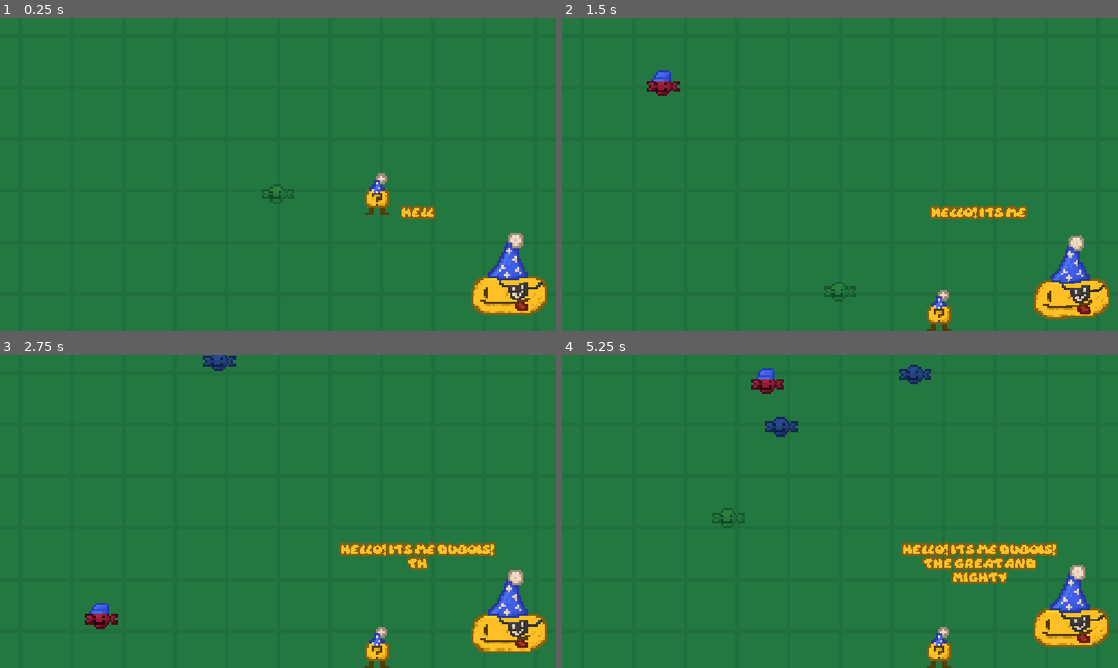
Above: before the commit, frames 1-4 (two rows, left to right).
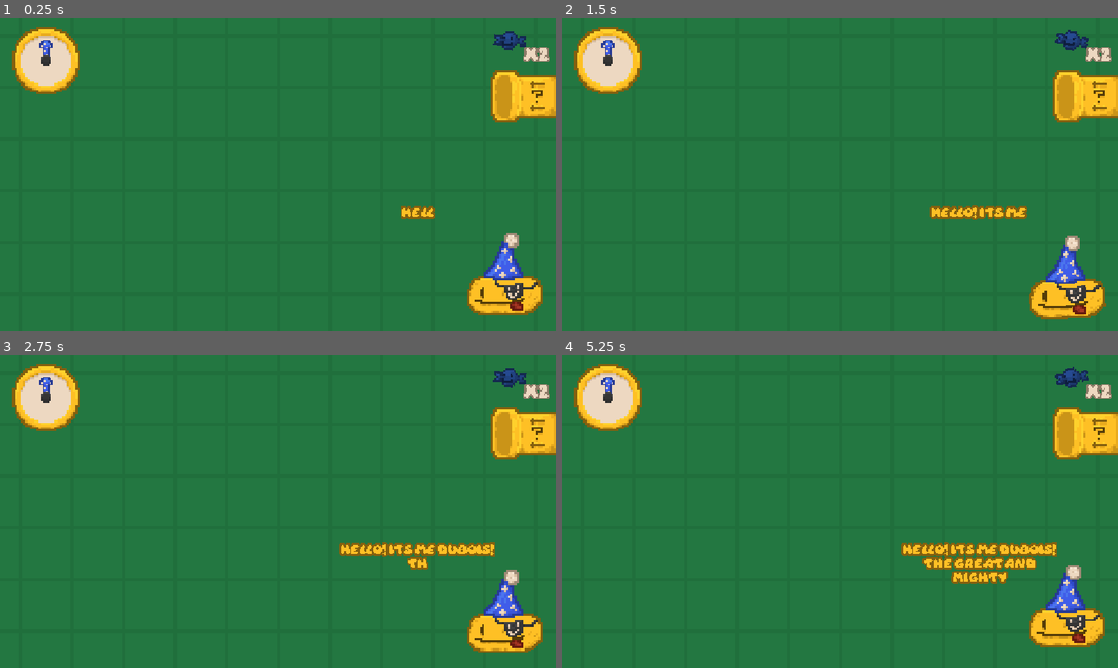
Above: after the commit, the same moments.

Repository: Regonold520/Yuferga
Game: Godot game, scene res://main.tscn
Same seed, same stepped clock (60 frames per second), same inputs: the game is played once before the commit and once after it.
Inputs (mouse positions are in pixels of both pictures, inside the frame that each line leads up to):
- Up to frame 1 (0.25 s): no input
- Up to frame 2 (1.5 s): tap Enter at 0.5 s; move the mouse to (940, 277) at 0.52 s; hold Right from 0.53 s (still down); click (940, 277) at 0.6 s; tap Up at 0.77 s; move the mouse to (728, 190) at 1.27 s; click (728, 190) at 1.35 s
- Up to frame 3 (2.75 s): tap Up at 1.52 s; move the mouse to (333, 442) at 2.02 s; release Right at 2.03 s; hold Left from 2.03 s (still down); tap Alt at 2.1 s; click (333, 442) at 2.3 s
- Up to frame 4 (5.25 s): move the mouse to (812, 574) at 2.77 s; release Left at 2.78 s; hold Right 2.78-4.28 s; tap Shift at 2.85 s; tap Up at 3.02, 3.77, 4.52 s; click (812, 574) at 3.05 s; move the mouse to (1006, 558) at 3.52 s; click (1006, 558) at 3.6 s; move the mouse to (673, 464) at 4.27 s; hold Left 4.28-5.03 s; click (673, 464) at 4.35 s; move the mouse to (867, 511) at 5.02 s; hold Right from 5.03 s (still down); tap Alt at 5.1 s

The runs differ from the first frame. In frame 1, 6.0% of the frame differs, in the area x 2-100%, y 2-95%; in frame 2, 6.4%; in frame 3, 6.5%; in frame 4, 6.9%, in the area x 2-100%, y 2-100%.

Commit message:
Fully finished the dialogue system, made items more modular and persistant, worked a bit more on the tutorial area and started work on attack hitboxes

Diff:
--- a/References.gd
+++ b/References.gd
@@ -4,6 +4,21 @@
 
 @onready var shweckleManager : ShweckleManager = get_tree().current_scene.find_child("ShweckleManager")
 @onready var dublingManager : DublingManager = get_tree().current_scene.find_child("DublingManager")
+
+@onready var shweckleDisplay : ShweckleDisplay = get_viewport().get_camera_2d().find_child("ShweckleDisplay")
+@onready var clockDisplay : ClockDisplay = get_viewport().get_camera_2d().find_child("ClockDisplay")
+@onready var dublingPipe : DublingPipe = get_viewport().get_camera_2d().find_child("DublingPipe")
+
+var shweckleCount : int = 2:
+	set(count):
+		shweckleCount = count
+		shweckleDisplay.txt.text = "X" + str(count)
+		shweckleDisplay.jiggle()
+
+var currentQuota = 0:
+	set(value):
+		currentQuota = value
+		clockDisplay.setQuotaText()
 
 func _ready() -> void:
 	shweckleData = parse_json_path("res://datastore/shweckleData.json")
--- /dev/null
+++ b/clock_display.gd
@@ -0,0 +1,27 @@
+extends Node2D
+class_name ClockDisplay
+
+var timePassed : float = 0.0
+var tickTime : float =  1.0
+
+@onready var txt : RichTextLabel = find_child("Text")
+
+func setQuotaText():
+	var newStr = str(Ref.dublingManager.dublings.size()) + "/" + str(Ref.currentQuota)
+
+	txt.text = newStr
+
+@onready var handTween = create_tween()
+func tickClock(seconds):
+	var ticks = seconds / tickTime
+	var hand : Sprite2D = find_child("Hand")
+
+	for i in ticks+1:
+		handTween = create_tween().set_ease(Tween.EASE_OUT).set_trans(Tween.TRANS_ELASTIC)
+		var newRot = (360/ticks)*i
+
+		handTween.tween_property(hand, "rotation_degrees", newRot, 0.3)
+
+		await get_tree().create_timer(tickTime).timeout
+	hand.rotation_degrees = 0
+	tickClock(20)
--- a/datastore/shweckleData.json
+++ b/datastore/shweckleData.json
@@ -4,11 +4,11 @@
 		"fallSpeed": 1
 	},
 	"green": {
-		"value": 5,
+		"value": 1,
 		"fallSpeed": 3
 	},
 	"hat": {
-		"value": 10,
+		"value": 1,
 		"fallSpeed": 6
 	}
 }
--- a/dubling.gd
+++ b/dubling.gd
@@ -1,22 +1,60 @@
 extends CharacterBody2D
 class_name Dubling
 
-const speed = 300.0
+const speed = 200.0
 const JUMP_VELOCITY = -400.0
 
 var targetX = null
 
-enum moveTypes {Idle, FreeMove}
+enum moveTypes {Idle, FreeMove, Rest}
 var currentMove = moveTypes.Idle
 
+var energy : float = 0.0
+var maxEnergy : float = 100.0
+
 @onready var tickTimer : Timer = find_child("TickTimer")
+@onready var rechargeTimer : Timer = find_child("RechargeTimer")
+
+@onready var sprite : Sprite2D = find_child("Sprite")
+
+var isHovering = false
+var start = true
+
+var beforeRest : moveTypes
+
+signal recharged
 
 func _ready() -> void:
+	energy = maxEnergy
 	tickTimer.timeout.connect(tick)
+	rechargeTimer.timeout.connect(recharge)
 
 	var newX = randf_range(-100, 100)
 
 	targetX = newX
+
+func recharge():
+	if currentMove == moveTypes.Rest:
+		recharged.emit()
+		rechargeTimer.stop()
+		changeState(beforeRest)
+		energy = maxEnergy
+
+func beLazy(manualRecover = true):
+	beforeRest = currentMove
+	currentMove = moveTypes.Rest
+	sprite.texture = load("res://sprites/dubling_green.png")
+
+	if manualRecover:
+		rechargeTimer.wait_time = randf_range(7.5, 12.5)
+		rechargeTimer.start()
+
+func changeState(newState : moveTypes):
+	currentMove = newState
+	if newState == moveTypes.Idle:
+		sprite.texture = load("res://sprites/dubling.png")
+	elif newState == moveTypes.FreeMove:
+		sprite.texture = load("res://sprites/dubling_red.png")
 
 func tick():
 	if !targetX:
@@ -24,23 +62,69 @@
 		targetX = newX
 
 func _physics_process(delta: float) -> void:
+	isHovering = Ref.dublingManager.currentHover == self
+
+	sprite.offset.y = -sprite.texture.get_height()/2
+
+	if start and is_on_floor():
+		start = false
+
+	if currentMove == moveTypes.FreeMove:
+		energy -= delta*5
+
+	if isHovering:
+		if Input.is_action_just_released("Click"):
+			if currentMove != moveTypes.Rest and Ref.dublingManager.canChangeMovement:
+				if currentMove == moveTypes.Idle:
+					changeState(moveTypes.FreeMove)
+				elif currentMove == moveTypes.FreeMove:
+					changeState(moveTypes.Idle)
+			else:
+				if Ref.shweckleCount > 2:
+					Ref.shweckleCount -= 3
+					recharge()
+		sprite.scale = Vector2(1.2,1.2)
+	else:
+		sprite.scale = Vector2(1,1)
+
+	if energy <= 0 and currentMove != moveTypes.Rest:
+		beLazy()
+
+
 	if not is_on_floor():
 		velocity += get_gravity() * delta
 
+	var closest = null
+	for i in Ref.shweckleManager.shewckles:
+		if closest == null:
+			closest = i
+		else:
+			if global_position.distance_to(i.global_position) < global_position.distance_to(closest.global_position):
+				closest = i
+	if !start:
+		if !isHovering:
+			if closest and currentMove != moveTypes.Rest:
+				if global_position.distance_to(closest.global_position) < 80 and is_on_floor():
+					velocity.y = JUMP_VELOCITY
 
-	if targetX and currentMove == moveTypes.FreeMove:
-		var pos = Vector2(targetX, 156.0)
-		velocity.x = (global_position.direction_to(pos) * (min(speed * delta,global_position.distance_to(pos)) / delta)).x
-		if global_position.distance_to(pos) < 2:
-			targetX = null
-			velocity.x = 0
+			if targetX and currentMove == moveTypes.FreeMove:
+				var pos = Vector2(targetX, 156.0)
+				velocity.x = (global_position.direction_to(pos) * (min(speed * delta,global_position.distance_to(pos)) / delta)).x
+				if global_position.distance_to(pos) < 5:
+					targetX = null
 
-
+					velocity.x = 0
+			else:
+				velocity.x = 0
 
 	move_and_slide()
 
-func _on_input_event(viewport: Node, event: InputEvent, shape_idx: int) -> void:
-	if event is InputEventMouseButton:
-		if event.is_released():
-			currentMove = wrap(currentMove + 1, 0, moveTypes.size())
-			print(currentMove)
+func _on_mouse_entered() -> void:
+	var happened = Ref.dublingManager.hover(self)
+	if happened:
+		z_index = 1
+
+func _on_mouse_exited() -> void:
+	var happened = Ref.dublingManager.unhover(self)
+	if happened:
+		z_index = 0
--- /dev/null
+++ b/dubling.tscn
@@ -0,0 +1,31 @@
+[gd_scene format=3 uid="uid://bnli8c86rfio4"]
+
+[ext_resource type="Script" uid="uid://5roun8w1ckry" path="res://dubling.gd" id="1_g7oj5"]
+[ext_resource type="Texture2D" uid="uid://bnch36frt4mb0" path="res://sprites/dubling.png" id="2_tkbcm"]
+
+[sub_resource type="RectangleShape2D" id="RectangleShape2D_lfl3o"]
+size = Vector2(11, 19)
+
+[node name="Dubling" type="CharacterBody2D" unique_id=1144231856]
+scale = Vector2(2.5, 2.5)
+collision_mask = 2
+input_pickable = true
+script = ExtResource("1_g7oj5")
+
+[node name="Collider" type="CollisionShape2D" parent="." unique_id=1862166761]
+position = Vector2(0, -9.5)
+shape = SubResource("RectangleShape2D_lfl3o")
+
+[node name="Sprite" type="Sprite2D" parent="." unique_id=1346510928]
+texture = ExtResource("2_tkbcm")
+
+[node name="TickTimer" type="Timer" parent="." unique_id=191429307]
+autostart = true
+
+[node name="RechargeTimer" type="Timer" parent="." unique_id=603174895]
+wait_time = 10.0
+one_shot = true
+
+[connection signal="input_event" from="." to="." method="_on_input_event"]
+[connection signal="mouse_entered" from="." to="." method="_on_mouse_entered"]
+[connection signal="mouse_exited" from="." to="." method="_on_mouse_exited"]
--- a/dubling_manager.gd
+++ b/dubling_manager.gd
@@ -2,3 +2,49 @@
 class_name DublingManager
 
 var dublings : Array = []
+
+var currentHover : Dubling = null
+
+var canChangeMovement = true
+
+func _ready() -> void:
+	for i in 0:
+		await get_tree().create_timer(0.01).timeout
+		createDubling()
+
+func hover(newDub):
+	if currentHover == null:
+		currentHover = newDub
+		return true
+	return false
+
+func unhover(newDub):
+	if newDub == currentHover:
+		currentHover = null
+		return true
+	return false
+
+func createDubling():
+	var newDubling : Dubling = load("res://dubling.tscn").instantiate()
+
+
+	var spawnPos = Ref.dublingPipe.spawnPoint.global_position
+
+	add_child(newDubling)
+
+	dublings.append(newDubling)
+
+	Ref.clockDisplay.setQuotaText()
+
+	newDubling.currentMove = newDubling.moveTypes.Idle
+
+	newDubling.position = spawnPos
+
+	newDubling.velocity = Vector2(randf_range(-700, -300), 0)
+
+	newDubling.scale = Vector2.ONE
+
+	var scaleTween = create_tween().set_ease(Tween.EASE_OUT).set_trans(Tween.TRANS_CIRC)
+	scaleTween.tween_property(newDubling, "scale", Vector2(2.5,2.5), 1.0)
+
+	return newDubling
--- /dev/null
+++ b/dubling_pipe.gd
@@ -0,0 +1,36 @@
+extends Area2D
+class_name DublingPipe
+
+@onready var spawnPoint : Marker2D = find_child("SpawnPoint")
+
+var isHovering = false
+
+var nextCost = 0:
+	set(value):
+		nextCost = value
+		find_child("Text").text = "X" + str(value)
+
+func _ready() -> void:
+	nextCost = 3
+
+func _process(delta: float) -> void:
+	if isHovering and Input.is_action_just_released("Click"):
+		if Ref.shweckleCount - nextCost >= 0:
+			Ref.shweckleCount -= nextCost
+			nextCost += 1
+			Ref.dublingManager.createDubling()
+
+@onready var pipeTween = create_tween()
+func _on_mouse_entered() -> void:
+	isHovering = true
+
+	pipeTween.kill()
+	pipeTween = create_tween().set_ease(Tween.EASE_OUT).set_trans(Tween.TRANS_ELASTIC)
+	pipeTween.tween_property(find_child("Popup"), "rotation_degrees", 0, 0.3)
+
+func _on_mouse_exited() -> void:
+	isHovering = false
+
+	pipeTween.kill()
+	pipeTween = create_tween().set_ease(Tween.EASE_OUT).set_trans(Tween.TRANS_ELASTIC)
+	pipeTween.tween_property(find_child("Popup"), "rotation_degrees", -90, 0.3)
--- a/dubois.gd
+++ b/dubois.gd
@@ -4,7 +4,60 @@
 @onready var sprite : Sprite2D = find_child("Sprite")
 
 func _ready() -> void:
-	speakWords("Hello! Its me Dubois! The great and mighty")
+	Ref.dublingManager.canChangeMovement = false
+
+	await speakWords("Hello! Its me Dubois! The great and mighty")
+	await speakWords("I have brought you here for ONE specific purpose mortal")
+
+	await speakWords("To procure me an ARMY of dublings!")
+	await speakWords("And you have to do my bidding because i CONTROL this realm, ya hear")
+
+	await speakWords("You may be wondering, whats a dubling? Well")
+
+	var tutDub : Dubling = Ref.dublingManager.createDubling()
+
+	await speakWords("THIS is a spectacular dubling")
+
+	await speakWords("They come from that really cool pipe I made! but theyre not free")
+	await speakWords("Ya gotta spend your shweckles to make one.")
+	await speakWords("Whats a shweckle?")
+
+	Ref.shweckleManager.createShweckle("blue", Vector2(tutDub.global_position.x,  -195.0))
+
+	await speakWords("Damn you really ARE new here, they tend to rain from the sky every now and then")
+
+	await speakWords("Dublings LOVE shweckles and will happily collect them for you.")
+	await speakWords("Now, about the dublings, they tend to get quite lazy just give em 3 shweckles")
+
+	tutDub.beLazy(false)
+	await tutDub.recharged
+
+	await speakWords("As well as being currency, shweckles are quite tasty!")
+	await speakWords("Dublings are simple creatures and have 2 different controllable states.")
+
+	tutDub.changeState(tutDub.moveTypes.FreeMove)
+	await speakWords("Red hat for freely moving, they lose energy in this state")
+
+	tutDub.changeState(tutDub.moveTypes.Idle)
+	await speakWords("Blue hat for no movement")
+
+	Ref.dublingManager.canChangeMovement = true
+
+	await speakWords("And you can click on em to cycle between these")
+
+	await speakWords("Anyways down to business.")
+	await speakWords("You're not off the hook")
+	await speakWords("See that clock up there?")
+	await speakWords("Upon striking the top i shall return")
+	await speakWords("I will demand a certain number of dublings to be sacraficed")
+	await speakWords("I hope you'll do the right thing.")
+
+	Ref.shweckleManager.raining = true
+	for i : Dubling in Ref.dublingManager.dublings:
+		i.recharge()
+
+	await demandQuota(1)
+	#leave()
 
 var deltaTimer = 0.0
 func _process(delta: float) -> void:
@@ -40,3 +93,9 @@
 	await get_tree().create_timer(1).timeout
 
 	txt.visible_characters = 0
+
+func demandQuota(count):
+	Ref.currentQuota += 1
+	await speakWords("I demand you procure me " + str(Ref.currentQuota) + " Dublings")
+
+	Ref.clockDisplay.tickClock(60)
--- a/main.tscn
+++ b/main.tscn
@@ -1,26 +1,153 @@
 [gd_scene format=3 uid="uid://c3fio4qxsj3r7"]
 
+[ext_resource type="Script" uid="uid://bj5gfmxep03iv" path="res://shweckle_display.gd" id="1_4c57u"]
 [ext_resource type="Texture2D" uid="uid://caregdi31d5m3" path="res://cross.png" id="1_7mycd"]
 [ext_resource type="Script" uid="uid://crqvrjamjor5s" path="res://dubois.gd" id="1_h2yge"]
 [ext_resource type="Texture2D" uid="uid://b10voshpnrwkm" path="res://sprites/dubois.png" id="1_ig7tw"]
 [ext_resource type="FontFile" uid="uid://dbte4566h4ald" path="res://Daydream DEMO.otf" id="2_0xm2m"]
+[ext_resource type="Texture2D" uid="uid://b1panvyo7836j" path="res://sprites/clock.png" id="4_efxa6"]
 [ext_resource type="Texture2D" uid="uid://c3aqai0kfh4l2" path="res://sprites/shweckles/blue_shweckle.png" id="4_lquwl"]
+[ext_resource type="Script" uid="uid://k5v5dioattgp" path="res://clock_display.gd" id="4_w48qg"]
 [ext_resource type="Script" uid="uid://d4hs644f3hwsq" path="res://shweckle_manager.gd" id="5_7mycd"]
+[ext_resource type="Texture2D" uid="uid://bql83gnu2g7g7" path="res://sprites/clock_topper.png" id="5_ycdy4"]
+[ext_resource type="Texture2D" uid="uid://b2kwr0pw345el" path="res://sprites/clock_hand.png" id="6_w48qg"]
 [ext_resource type="Script" uid="uid://bsy48d3d3th24" path="res://dubling_manager.gd" id="7_272bh"]
-[ext_resource type="Texture2D" uid="uid://bnch36frt4mb0" path="res://sprites/dubling.png" id="8_5vw27"]
-[ext_resource type="Script" uid="uid://5roun8w1ckry" path="res://dubling.gd" id="8_kek77"]
+[ext_resource type="Script" uid="uid://d4f1c3o7fkbdk" path="res://dubling_pipe.gd" id="8_vivmo"]
+[ext_resource type="Texture2D" uid="uid://dgf3bsrvve5kp" path="res://sprites/pipe_front.png" id="9_2cqfq"]
+[ext_resource type="Texture2D" uid="uid://yr3fs7njvvh3" path="res://sprites/pipe_back.png" id="10_yaehf"]
+[ext_resource type="Texture2D" uid="uid://cv2e3ki5kug40" path="res://sprites/pipe_popup.png" id="11_2cqfq"]
+
+[sub_resource type="RectangleShape2D" id="RectangleShape2D_fmqpt"]
+size = Vector2(32.800034, 22.400002)
 
 [sub_resource type="RectangleShape2D" id="RectangleShape2D_sclpf"]
 size = Vector2(640, 32)
 
-[sub_resource type="RectangleShape2D" id="RectangleShape2D_lfl3o"]
-size = Vector2(11, 19)
-
 [node name="Main" type="Node2D" unique_id=2100775180]
+metadata/_edit_horizontal_guides_ = [-196.0]
 
 [node name="Camera2D" type="Camera2D" parent="." unique_id=459705573]
 z_index = 28
 zoom = Vector2(1.8, 1.8)
+
+[node name="ShweckleDisplay" type="Node2D" parent="Camera2D" unique_id=1369439118]
+position = Vector2(267.00003, -154)
+scale = Vector2(2.5, 2.5)
+script = ExtResource("1_4c57u")
+
+[node name="Shweckle" type="Sprite2D" parent="Camera2D/ShweckleDisplay" unique_id=223480909]
+texture = ExtResource("4_lquwl")
+
+[node name="Text" type="RichTextLabel" parent="Camera2D/ShweckleDisplay" unique_id=421129065]
+z_index = 85
+clip_contents = false
+offset_left = -15.200001
+offset_top = 1.5999938
+offset_right = 132.0
+offset_bottom = 49.599987
+scale = Vector2(0.22758235, 0.22758235)
+size_flags_horizontal = 4
+theme_override_colors/default_color = Color(0.92941177, 0.84705883, 0.75686276, 1)
+theme_override_colors/font_outline_color = Color(0.55437607, 0.47919947, 0.40385404, 1)
+theme_override_constants/outline_size = 12
+theme_override_fonts/normal_font = ExtResource("2_0xm2m")
+theme_override_font_sizes/normal_font_size = 24
+text = "X2"
+scroll_active = false
+autowrap_mode = 0
+horizontal_alignment = 2
+
+[node name="ClockDisplay" type="Node2D" parent="Camera2D" unique_id=1839610101]
+position = Vector2(-266.99997, -130.99998)
+scale = Vector2(2.5, 2.5)
+script = ExtResource("4_w48qg")
+
+[node name="Base" type="Sprite2D" parent="Camera2D/ClockDisplay" unique_id=59392849]
+texture = ExtResource("4_efxa6")
+
+[node name="Topper" type="Sprite2D" parent="Camera2D/ClockDisplay" unique_id=1896513084]
+z_index = 2
+texture = ExtResource("5_ycdy4")
+
+[node name="Hand" type="Sprite2D" parent="Camera2D/ClockDisplay" unique_id=1550380786]
+z_index = 1
+scale = Vector2(0.8, 0.8)
+texture = ExtResource("6_w48qg")
+offset = Vector2(0, -5.5)
+
+[node name="Text" type="RichTextLabel" parent="Camera2D/ClockDisplay" unique_id=746941113]
+z_index = 85
+clip_contents = false
+offset_left = -1.3232231e-05
+offset_top = 10.799993
+offset_right = 147.19998
+offset_bottom = 58.799984
+rotation = -0.1853207
+scale = Vector2(0.22758235, 0.22758235)
+size_flags_horizontal = 4
+theme_override_colors/default_color = Color(0.99607843, 0.7529412, 0.14509805, 1)
+theme_override_colors/font_outline_color = Color(0.5176471, 0.3764706, 0.05882353, 1)
+theme_override_constants/outline_size = 12
+theme_override_fonts/normal_font = ExtResource("2_0xm2m")
+theme_override_font_sizes/normal_font_size = 24
+scroll_active = false
+autowrap_mode = 0
+
+[node name="DublingPipe" type="Area2D" parent="Camera2D" unique_id=350454288]
+position = Vector2(286.00003, -90)
+scale = Vector2(2.5, 2.5)
+script = ExtResource("8_vivmo")
+
+[node name="CollisionShape2D" type="CollisionShape2D" parent="Camera2D/DublingPipe" unique_id=1253063211]
+scale = Vector2(0.99999976, 0.99999976)
+shape = SubResource("RectangleShape2D_fmqpt")
+
+[node name="Front" type="Sprite2D" parent="Camera2D/DublingPipe" unique_id=1257622665]
+z_index = 2
+texture = ExtResource("9_2cqfq")
+
+[node name="Back" type="Sprite2D" parent="Camera2D/DublingPipe" unique_id=528042898]
+z_index = -7
+z_as_relative = false
+texture = ExtResource("10_yaehf")
+
+[node name="Popup" type="Sprite2D" parent="Camera2D/DublingPipe" unique_id=1675618858]
+z_index = -7
+z_as_relative = false
+position = Vector2(3.9999878, 0.40000057)
+rotation = -1.5707964
+texture = ExtResource("11_2cqfq")
+offset = Vector2(-12, 15)
+
+[node name="Text" type="RichTextLabel" parent="Camera2D/DublingPipe/Popup" unique_id=863233578]
+z_index = 85
+clip_contents = false
+offset_left = -28.4
+offset_top = 17.199999
+offset_right = 118.799995
+offset_bottom = 65.19999
+scale = Vector2(0.22758235, 0.22758235)
+size_flags_horizontal = 4
+theme_override_colors/default_color = Color(0.99607843, 0.7529412, 0.14509805, 1)
+theme_override_colors/font_outline_color = Color(0.32941177, 0.23529412, 0.03137255, 1)
+theme_override_constants/outline_size = 12
+theme_override_fonts/normal_font = ExtResource("2_0xm2m")
+theme_override_font_sizes/normal_font_size = 24
+text = "X11"
+scroll_active = false
+autowrap_mode = 0
+horizontal_alignment = 1
+vertical_alignment = 1
+
+[node name="Shweckle" type="Sprite2D" parent="Camera2D/DublingPipe/Popup" unique_id=1174755770]
+z_index = 90
+position = Vector2(2.4, 28)
+rotation = -0.1437641
+scale = Vector2(0.70927536, 0.70927536)
+texture = ExtResource("4_lquwl")
+
+[node name="SpawnPoint" type="Marker2D" parent="Camera2D/DublingPipe" unique_id=2048458794]
+position = Vector2(3.1999876, 2.7999997)
 
 [node name="BG" type="ColorRect" parent="." unique_id=1063822170]
 z_index = -11
@@ -76,6 +203,7 @@
 texture = ExtResource("4_lquwl")
 
 [node name="ShweckleManager" type="Node2D" parent="." unique_id=726594760]
+z_index = -9
 script = ExtResource("5_7mycd")
 
 [node name="SpawnTimer" type="Timer" parent="ShweckleManager" unique_id=1276951277]
@@ -85,26 +213,11 @@
 script = ExtResource("7_272bh")
 
 [node name="Floor" type="StaticBody2D" parent="." unique_id=1415762330]
-position = Vector2(0, 196)
+position = Vector2(0, 195.5)
+collision_layer = 3
 
 [node name="CollisionShape2D" type="CollisionShape2D" parent="Floor" unique_id=753863134]
 shape = SubResource("RectangleShape2D_sclpf")
 
-[node name="Dubling" type="CharacterBody2D" parent="." unique_id=455646070]
-position = Vector2(114.00001, -5.9999847)
-scale = Vector2(2.5, 2.5)
-input_pickable = true
-script = ExtResource("8_kek77")
-
-[node name="Collider" type="CollisionShape2D" parent="Dubling" unique_id=1324162453]
-shape = SubResource("RectangleShape2D_lfl3o")
-
-[node name="Sprite" type="Sprite2D" parent="Dubling" unique_id=64397479]
-texture = ExtResource("8_5vw27")
-
-[node name="TickTimer" type="Timer" parent="Dubling" unique_id=644618934]
-autostart = true
-
-[connection signal="input_event" from="Dubling" to="Dubling" method="_on_input_event"]
-[connection signal="mouse_entered" from="Dubling" to="Dubois" method="_on_dubling_mouse_entered"]
-[connection signal="mouse_entered" from="Dubling" to="Dubling" method="_on_mouse_entered"]
+[connection signal="mouse_entered" from="Camera2D/DublingPipe" to="Camera2D/DublingPipe" method="_on_mouse_entered"]
+[connection signal="mouse_exited" from="Camera2D/DublingPipe" to="Camera2D/DublingPipe" method="_on_mouse_exited"]
--- a/project.godot
+++ b/project.godot
@@ -28,6 +28,14 @@
 
 enabled=PackedStringArray("res://addons/godot_super-wakatime/plugin.cfg")
 
+[input]
+
+Click={
+"deadzone": 0.2,
+"events": [Object(InputEventMouseButton,"resource_local_to_scene":false,"resource_name":"","device":-1,"window_id":0,"alt_pressed":false,"shift_pressed":false,"ctrl_pressed":false,"meta_pressed":false,"button_mask":1,"position":Vector2(468, 3),"global_position":Vector2(477, 51),"factor":1.0,"button_index":1,"canceled":false,"pressed":true,"double_click":false,"script":null)
+]
+}
+
 [physics]
 
 3d/physics_engine="Jolt Physics"
--- /dev/null
+++ b/shweckle_display.gd
@@ -0,0 +1,20 @@
+extends Node2D
+class_name ShweckleDisplay
+
+@onready var img : Sprite2D = find_child("Shweckle")
+@onready var txt : RichTextLabel = find_child("Text")
+
+var deltaTimer : float = 0.0
+func _process(delta: float) -> void:
+	deltaTimer += delta
+
+	img.rotation_degrees = sin(deltaTimer) * 10
+
+@onready var jiggleTween = create_tween()
+func jiggle():
+	jiggleTween.kill()
+	jiggleTween = create_tween().set_ease(Tween.EASE_OUT).set_trans(Tween.TRANS_CIRC).set_parallel()
+
+	var randScale = randf_range(1.2, 1.5)
+	img.scale = Vector2(randScale,randScale)
+	jiggleTween.tween_property(img, "scale", Vector2.ONE, 0.3)
--- a/shweckle_manager.gd
+++ b/shweckle_manager.gd
@@ -5,15 +5,16 @@
 
 @onready var spawnTimer : Timer = find_child("SpawnTimer")
 
+var raining = false
+var fallMult = 1.0
+
 func _ready() -> void:
 	spawnTimer.timeout.connect(spawnTimeout)
 
-	var s = createShweckle("green")
+func createShweckle(id, overwritePos = null):
+	var newShweckle : Shweckle = load("res://sprites/shweckles/shweckle.tscn").instantiate()
 
-	s.global_position = Vector2(0,0)
-
-func createShweckle(id):
-	var newShweckle : Shweckle = load("res://sprites/shweckles/shweckle.tscn").instantiate()
+	var newPos = Vector2(randf_range(-300.0, 200.0), -195.0)
 
 	add_child(newShweckle)
 
@@ -21,11 +22,15 @@
 
 	shewckles.append(newShweckle)
 
+	if overwritePos == null:
+		newShweckle.global_position = newPos
+	else:
+		newShweckle.global_position = overwritePos
+
 	return newShweckle
 
 func spawnTimeout():
-	var newPos = Vector2(randf_range(-300.0, 200.0), -195.0)
+	if raining:
 
-	var newS = createShweckle(Ref.shweckleData.keys().pick_random())
 
-	newS.global_position = newPos
+		var newS = createShweckle(Ref.shweckleData.keys().pick_random())
--- a/sprites/shweckles/shweckle.gd
+++ b/sprites/shweckles/shweckle.gd
@@ -10,18 +10,37 @@
 var fallSpeed = 0.0
 var value = 0.0
 
+@onready var rpv = randi()
+
 func loadData(newId):
 	id = newId
 
 	myData = Ref.shweckleData[newId]
+
+	sprite.flip_h = randi_range(0,1) == 1
 
 	fallSpeed = myData["fallSpeed"]
 	value = myData["value"]
 
 	sprite.texture = load("res://sprites/shweckles/"+id+"_shweckle.png")
 
+var deltaTimer = 0.0
 func _process(delta: float) -> void:
-	position.y += (delta*30) * fallSpeed
+	deltaTimer += delta
+	position.y += ((delta*30) * fallSpeed)*Ref.shweckleManager.fallMult
+
+	sprite.rotation_degrees = sin((deltaTimer+rpv)*5)*5
 
 	if position.y > 210.0:
+		Ref.shweckleManager.shewckles.erase(self)
 		queue_free()
+
+var disabled = false
+func _on_body_entered(body: Node2D) -> void:
+	if body is Dubling:
+		if body.currentMove != body.moveTypes.Rest and !disabled:
+			disabled = true
+			print("yolo", self)
+			Ref.shweckleCount += value
+			Ref.shweckleManager.shewckles.erase(self)
+			queue_free()
--- a/sprites/shweckles/shweckle.tscn
+++ b/sprites/shweckles/shweckle.tscn
@@ -1,9 +1,20 @@
 [gd_scene format=3 uid="uid://cie0ptmr38vn2"]
 
 [ext_resource type="Script" uid="uid://dlpo0ao34s2sl" path="res://sprites/shweckles/shweckle.gd" id="1_dwcka"]
+[ext_resource type="Texture2D" uid="uid://dhn2j83qj13bm" path="res://sprites/shweckles/pink_shweckle.png" id="2_cukmw"]
 
-[node name="Shweckle" type="Node2D" unique_id=567169321]
+[sub_resource type="RectangleShape2D" id="RectangleShape2D_sclpf"]
+size = Vector2(14.4, 8.799999)
+
+[node name="Shweckle" type="Area2D" unique_id=1331123343]
 scale = Vector2(2.5, 2.5)
 script = ExtResource("1_dwcka")
 
 [node name="Sprite" type="Sprite2D" parent="." unique_id=1768377709]
+texture = ExtResource("2_cukmw")
+
+[node name="CollisionShape2D" type="CollisionShape2D" parent="." unique_id=592421450]
+scale = Vector2(0.99999994, 0.99999994)
+shape = SubResource("RectangleShape2D_sclpf")
+
+[connection signal="body_entered" from="." to="." method="_on_body_entered"]
Not shown, added: clock_display.gd.uid
Not shown, added: dubling_pipe.gd.uid
Not shown, added: shweckle_display.gd.uid
Binary file added: sprites/clock.png
Not shown, added: sprites/clock.png.import
Binary file added: sprites/clock_hand.png
Not shown, added: sprites/clock_hand.png.import
Binary file added: sprites/clock_topper.png
Not shown, added: sprites/clock_topper.png.import
Binary file added: sprites/dubling_green.png
Not shown, added: sprites/dubling_green.png.import
Binary file added: sprites/dubling_red.png
(and 8 more such lines)
